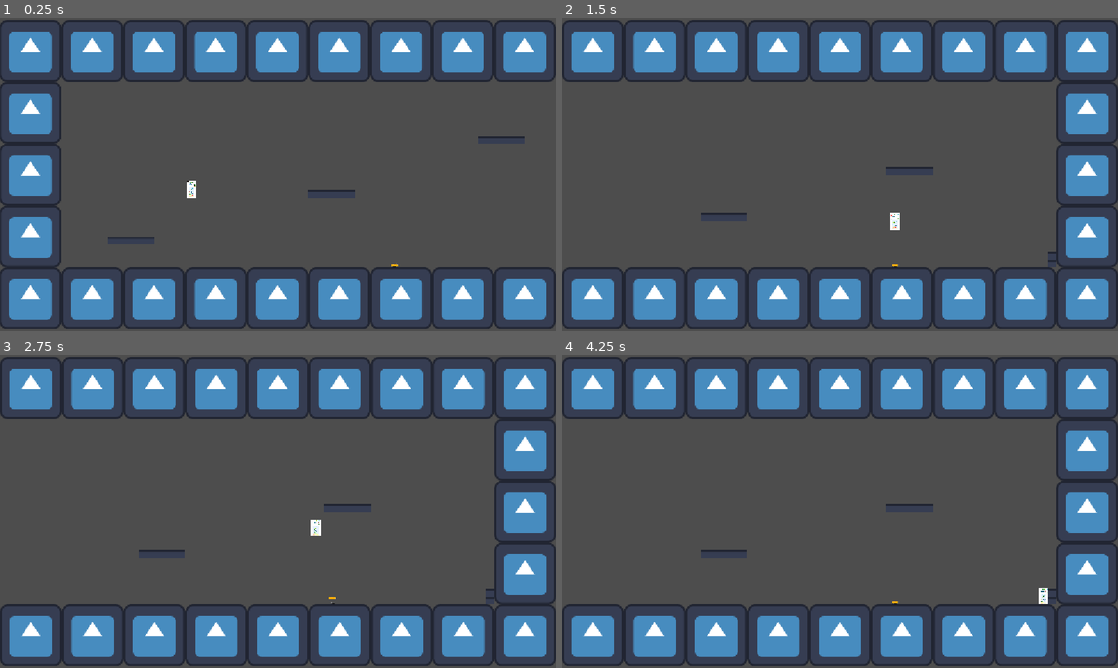
Above: before the commit, frames 1-4 (two rows, left to right).
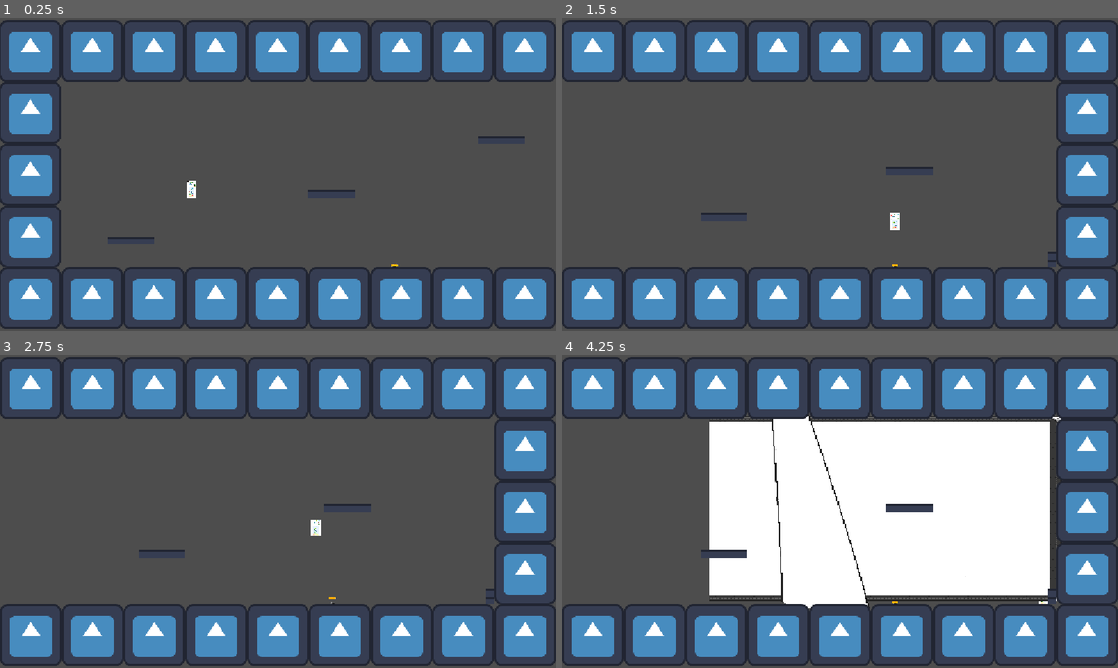
Above: after the commit, the same moments.

Repository: benjaminChambo/game-jamimag
Game: Godot game, scene res://Scènes/SceneTestPrincipale.tscn
The game is run twice, just before and just after one commit, with the same random seed, the same clock (stepped at 60 frames per second) and the same inputs. The engine's default icon, where the game draws it, is replaced by a stand-in: a white triangle on a blue panel in a dark square.
Inputs:
- Up to frame 1 (0.25 s): no input
- Up to frame 2 (1.5 s): hold D (right_d) from 0.53 s (still down); tap P (turn_page_p) at 0.6 s; tap Space (space_jump) at 0.77 s; tap O (dash_o) at 1.35 s
- Up to frame 3 (2.75 s): tap Space (space_jump) at 1.52 s; tap P (turn_page_p) at 1.55, 2.1 s; release D (right_d) at 2.03 s; hold Q (left_q) from 2.03 s (still down)
- Up to frame 4 (4.25 s): release Q (left_q) at 2.78 s; hold D (right_d) from 2.78 s (still down); tap P (turn_page_p) at 2.85, 3.8 s; tap Space (space_jump) at 3.02, 3.77 s; tap O (dash_o) at 3.6 s

The runs differ from the first frame. In frame 1, 0.5% of the frame differs, in the area x 1-99%, y 4-97%; in frame 2, 0.5%; in frame 3, 0.5%; in frame 4, 35%, in the area x 1-99%, y 2-97%.

Commit message:
Première version animation page turn

Diff:
--- a/Scènes/SceneTestPrincipale.tscn
+++ b/Scènes/SceneTestPrincipale.tscn
@@ -3,7 +3,9 @@
 [ext_resource type="PackedScene" uid="uid://ds6v8eful05g0" path="res://Scènes/ScenePersonnage.tscn" id="1_34ld8"]
 [ext_resource type="Script" uid="uid://dgm73bueb71fm" path="res://scripts/Personnage/camera_moove.gd" id="2_gux8m"]
 [ext_resource type="PackedScene" uid="uid://b8wslvwx2ey08" path="res://Scènes/SceneNiveauTest.tscn" id="2_l22gy"]
+[ext_resource type="Texture2D" uid="uid://ddsoq74yivvji" path="res://art/page_turn_full.png" id="2_v45tl"]
 [ext_resource type="AudioStream" uid="uid://dg6s7g6p6yu4x" path="res://SFX/Page_1.wav" id="3_1gikw"]
+[ext_resource type="Script" uid="uid://cotm54tp1x4oi" path="res://Scènes/animated_sprite_2d.gd" id="3_2ru4x"]
 [ext_resource type="AudioStream" uid="uid://c6ly08efqdagr" path="res://SFX/Page_2.wav" id="4_gux8m"]
 [ext_resource type="Texture2D" uid="uid://bue5qfadyaf8k" path="res://icon.svg" id="6_crf24"]
 [ext_resource type="AudioStream" uid="uid://p03ahf71hasw" path="res://SFX/Page_3.wav" id="6_nwg7s"]
@@ -15,6 +17,98 @@
 [ext_resource type="Script" uid="uid://dul7ycfmos4pw" path="res://scripts/levels/barrier.gd" id="9_nwg7s"]
 [ext_resource type="Script" uid="uid://uhcya4s2qiub" path="res://scripts/levels/reboot_area.gd" id="10_i6fb1"]
 [ext_resource type="PackedScene" uid="uid://n1yu6ruxqko3" path="res://Scènes/trampoline.tscn" id="15_jryrq"]
+
+[sub_resource type="AtlasTexture" id="AtlasTexture_72ywm"]
+atlas = ExtResource("2_v45tl")
+region = Rect2(0, 0, 984, 672)
+
+[sub_resource type="AtlasTexture" id="AtlasTexture_6amv8"]
+atlas = ExtResource("2_v45tl")
+region = Rect2(984, 0, 984, 672)
+
+[sub_resource type="AtlasTexture" id="AtlasTexture_g7qvq"]
+atlas = ExtResource("2_v45tl")
+region = Rect2(1968, 0, 984, 672)
+
+[sub_resource type="AtlasTexture" id="AtlasTexture_nor71"]
+atlas = ExtResource("2_v45tl")
+region = Rect2(2952, 0, 984, 672)
+
+[sub_resource type="AtlasTexture" id="AtlasTexture_cpo65"]
+atlas = ExtResource("2_v45tl")
+region = Rect2(3936, 0, 984, 672)
+
+[sub_resource type="AtlasTexture" id="AtlasTexture_kliei"]
+atlas = ExtResource("2_v45tl")
+region = Rect2(4920, 0, 984, 672)
+
+[sub_resource type="AtlasTexture" id="AtlasTexture_pi15a"]
+atlas = ExtResource("2_v45tl")
+region = Rect2(0, 672, 984, 672)
+
+[sub_resource type="AtlasTexture" id="AtlasTexture_1hgg1"]
+atlas = ExtResource("2_v45tl")
+region = Rect2(984, 672, 984, 672)
+
+[sub_resource type="AtlasTexture" id="AtlasTexture_i0y3o"]
+atlas = ExtResource("2_v45tl")
+region = Rect2(1968, 672, 984, 672)
+
+[sub_resource type="AtlasTexture" id="AtlasTexture_0c7d2"]
+atlas = ExtResource("2_v45tl")
+region = Rect2(2952, 672, 984, 672)
+
+[sub_resource type="AtlasTexture" id="AtlasTexture_4uvir"]
+atlas = ExtResource("2_v45tl")
+region = Rect2(3936, 672, 984, 672)
+
+[sub_resource type="AtlasTexture" id="AtlasTexture_4fpbf"]
+atlas = ExtResource("2_v45tl")
+region = Rect2(4920, 672, 984, 672)
+
+[sub_resource type="SpriteFrames" id="SpriteFrames_d7522"]
+animations = [{
+"frames": [{
+"duration": 1.0,
+"texture": SubResource("AtlasTexture_72ywm")
+}, {
+"duration": 1.0,
+"texture": SubResource("AtlasTexture_6amv8")
+}, {
+"duration": 1.0,
+"texture": SubResource("AtlasTexture_g7qvq")
+}, {
+"duration": 1.0,
+"texture": SubResource("AtlasTexture_nor71")
+}, {
+"duration": 1.0,
+"texture": SubResource("AtlasTexture_cpo65")
+}, {
+"duration": 1.0,
+"texture": SubResource("AtlasTexture_kliei")
+}, {
+"duration": 1.0,
+"texture": SubResource("AtlasTexture_pi15a")
+}, {
+"duration": 1.0,
+"texture": SubResource("AtlasTexture_1hgg1")
+}, {
+"duration": 1.0,
+"texture": SubResource("AtlasTexture_i0y3o")
+}, {
+"duration": 1.0,
+"texture": SubResource("AtlasTexture_0c7d2")
+}, {
+"duration": 1.0,
+"texture": SubResource("AtlasTexture_4uvir")
+}, {
+"duration": 1.0,
+"texture": SubResource("AtlasTexture_4fpbf")
+}],
+"loop": 0,
+"name": &"PageTurn",
+"speed": 18.0
+}]
 
 [sub_resource type="PhysicsMaterial" id="PhysicsMaterial_epypp"]
 
@@ -314,6 +408,13 @@
 limit_bottom = 367
 script = ExtResource("2_gux8m")
 
+[node name="AnimatedSprite2D" type="AnimatedSprite2D" parent="." unique_id=381243398]
+position = Vector2(-20.499992, 40.999985)
+scale = Vector2(1.2591465, 0.72619045)
+sprite_frames = SubResource("SpriteFrames_d7522")
+animation = &"PageTurn"
+script = ExtResource("3_2ru4x")
+
 [node name="NiveauTest" parent="." unique_id=1747003562 instance=ExtResource("2_l22gy")]
 
 [node name="TML" type="TileMapLayer" parent="NiveauTest" unique_id=513280849]
@@ -394,3 +495,5 @@
 
 [node name="trampoline" parent="." unique_id=129003110 instance=ExtResource("15_jryrq")]
 position = Vector2(162, 230)
+
+[connection signal="animation_finished" from="AnimatedSprite2D" to="AnimatedSprite2D" method="_on_animation_finished"]
--- /dev/null
+++ b/Scènes/animated_sprite_2d.gd
@@ -0,0 +1,23 @@
+extends AnimatedSprite2D
+
+var recto = true
+
+# Called when the node enters the scene tree for the first time.
+func _ready() -> void:
+	hide()
+	pass # Replace with function body.
+
+# Called every frame. 'delta' is the elapsed time since the previous frame.
+func _physics_process(_delta: float) -> void:
+	if Input.is_action_just_pressed("turn_page_p"):
+		if recto:
+			flip_h = false
+			recto = false
+		else:
+			flip_h = true
+			recto = true
+		show()
+		play("PageTurn")
+
+func _on_animation_finished() -> void:
+	hide() # Replace with function body.
--- a/project.godot
+++ b/project.godot
@@ -69,6 +69,7 @@
 
 [rendering]
 
+textures/canvas_textures/default_texture_filter=0
 rendering_device/driver.windows="d3d12"
 renderer/rendering_method="gl_compatibility"
 renderer/rendering_method.mobile="gl_compatibility"
--- a/scripts/levels/area_change_cam.gd
+++ b/scripts/levels/area_change_cam.gd
@@ -12,5 +12,5 @@
 func _reboot():
 	set_deferred("disabled", false)
 # Called every frame. 'delta' is the elapsed time since the previous frame.
-func _process(delta: float) -> void:
+func _process(_delta: float) -> void:
 	pass
--- a/scripts/levels/niveau_test.gd
+++ b/scripts/levels/niveau_test.gd
@@ -14,10 +14,10 @@
 var sfx_number = 1
 
 # Called every frame. 'delta' is the elapsed time since the previous frame.
-func _process(delta: float) -> void:
+func _process(_delta: float) -> void:
 	pass
 
-func _physics_process(delta: float) -> void:
+func _physics_process(_delta: float) -> void:
 	if Input.is_action_just_pressed("turn_page_p"):
 		if sfx_number == 1:
 			$PageTurnSFX.play()
Not shown: 1 places in Scènes/ScenePersonnage.tscn that only renumber resources
Not shown, added: Scènes/animated_sprite_2d.gd.uid
Renamed: art/BG.png -> art/LOGO/BG.png
Not shown, changed: art/LOGO/BG.png.import
Renamed: art/Godot_text.png -> art/LOGO/Godot_text.png
Not shown, added: art/LOGO/Godot_text.png.import
Renamed: art/complete_art.png -> art/LOGO/complete_art.png
Not shown, added: art/LOGO/complete_art.png.import
Renamed: art/godot_symbol.png -> art/LOGO/godot_symbol.png
Not shown, changed: art/LOGO/godot_symbol.png.import
Binary file added: art/page_turn_full.png
Not shown, added: art/page_turn_full.png.import
(and 2 more such lines)
